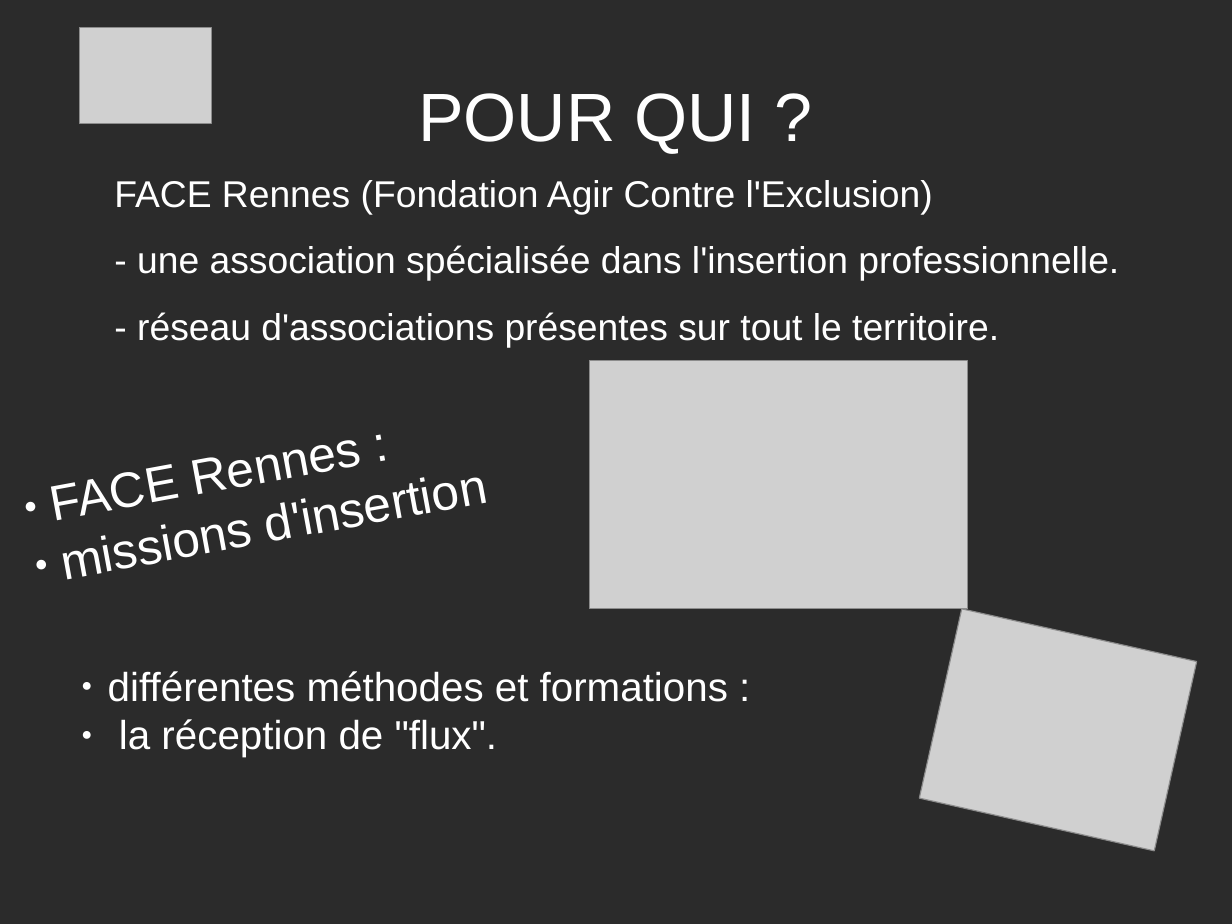
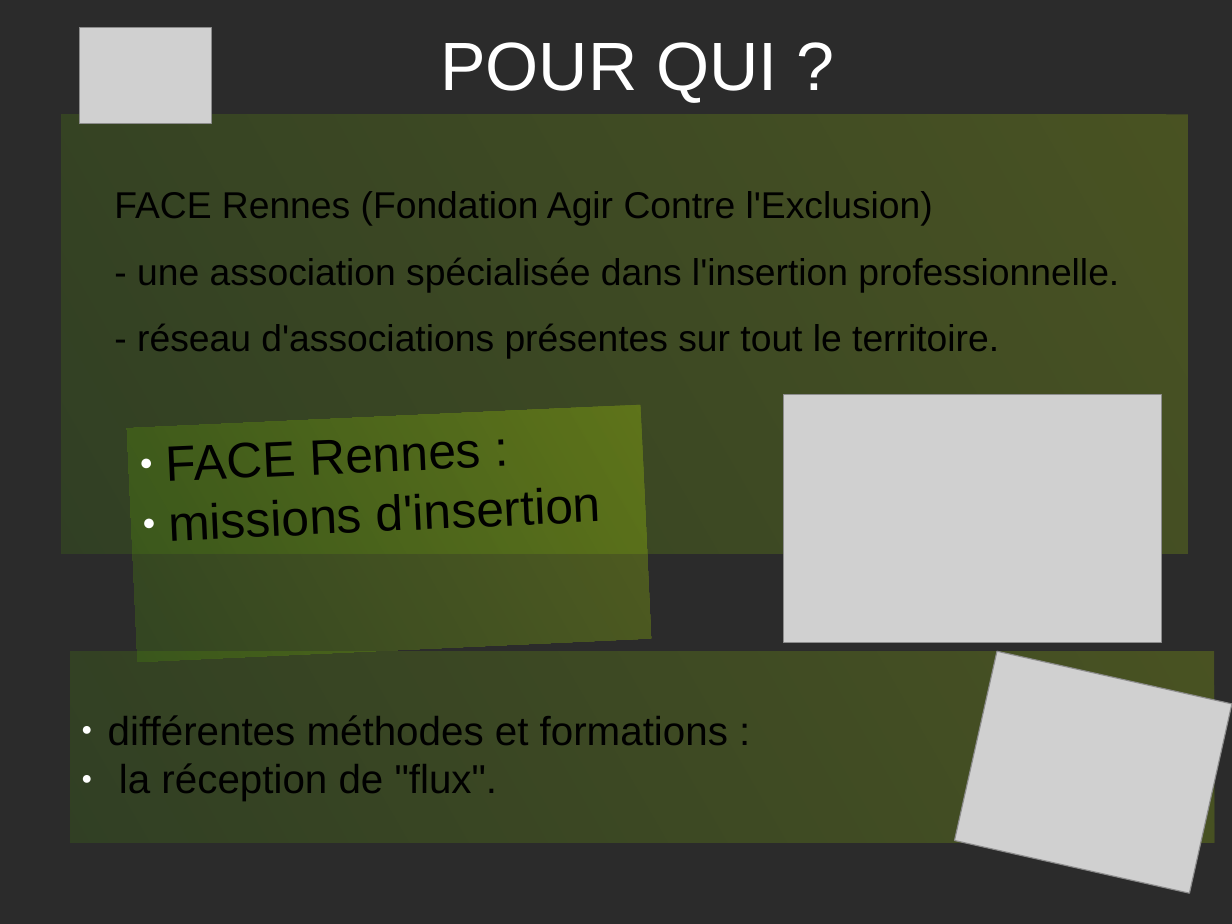
Before and after one commit to PatdeMessac/projets_certif, a slide deck: slide 2 of FACE/Presentation_projet.odp. Drawn at 1232x924 pixels with LibreOffice and Linux fonts; fonts in the diff are those of the drawing; grey boxes stand for pictures; background and template pictures are left out; a plain dark background stands for a picture behind light text. Boxes give left, top, right and bottom in pixels: in the first picture for what was removed or moved away, otherwise in the second. Text is boxed around its words. In the diff, an @@ line names an element or a change of style, - is before the commit and + after.

```diff
--- a/FACE/Presentation_projet.odp
+++ b/FACE/Presentation_projet.odp
@@ title "POUR QUI ?": place and size @@
-title "POUR QUI ?" at <box>418,93,755,153</box>
+title "POUR QUI ?" at <box>440,42,778,103</box>
@@ text "FACE Rennes (Fondation Agir Contre ...": place and size @@
-text "FACE Rennes (Fondation Agir Contre ..." at <box>114,180,1119,348</box>
+text "FACE Rennes (Fondation Agir Contre ..." at <box>61,114,1188,553</box>
@@ text "FACE Rennes (Fondation Agir Contre ..." at <box>61,114,1188,553</box>: text colour #FFFFFF to #000000; fill none to gradient #CCFF00 to #4E9A06 @@
@@ rectangle "FACE Rennes :" at <box>127,405,651,662</box>: text colour #FFFFFF to #000000; fill none to gradient #CCFF00 to #4E9A06; rotation 349 to 357 degrees @@
@@ picture: place and size @@
-picture at <box>590,361,969,609</box>
+picture at <box>784,395,1163,643</box>
@@ rectangle "différentes méthodes et formations :" at <box>70,652,1215,843</box>: text colour #FFFFFF to #000000; fill none to gradient #CCFF00 to #4E9A06 @@
@@ rectangle "différentes méthodes et formations :": place and size @@
-rectangle "différentes méthodes et formations :" at <box>108,671,728,757</box>
+rectangle "différentes méthodes et formations :" at <box>70,652,1215,843</box>
@@ picture: place and size @@
-picture at <box>920,609,1197,851</box>
+picture at <box>955,651,1232,894</box>
```
Also in this commit, not shown: 5 other slides changed, 2 other files.
